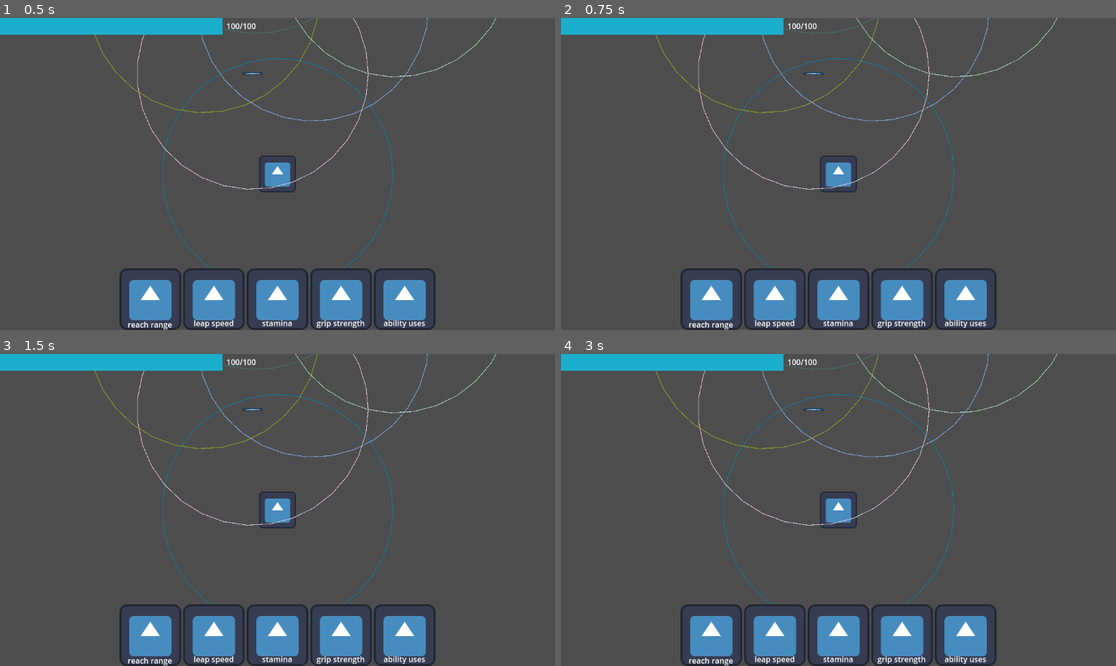
Above: before the commit, frames 1-4 (two rows, left to right).
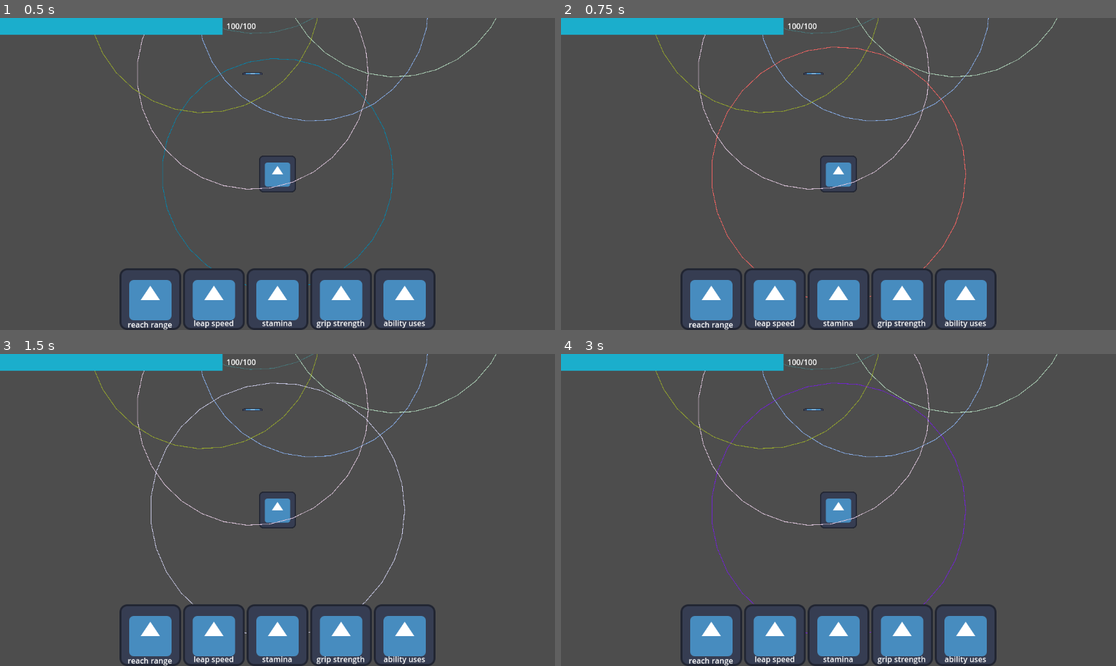
Above: after the commit, the same moments.

Repository: Pyran99/GameOff-Jam
Game: Godot game, scene res://scenes/game.tscn
Two runs of this game, one before a commit and one after it. Both use one fixed random seed, a clock stepped at 60 frames per second and the inputs below. The engine's default icon, where the game draws it, is replaced by a stand-in: a white triangle on a blue panel in a dark square.
Inputs:
- Up to frame 1 (0.5 s): no input
- Up to frame 2 (0.75 s): click "reach range" at 0.5 s
- Up to frame 3 (1.5 s): click "leap speed" at 1.25 s
- Up to frame 4 (3 s): click "stamina" at 2 s; click "grip strength" at 2.75 s

Frame 1 is identical in both runs. In frame 2, 0.6% of the frame differs, in the area x 27-74%, y 9-90%; in frame 3, 0.6%; in frame 4, 0.6%.

Commit message:
menu and pausing

Diff:
--- a/scenes/game.tscn
+++ b/scenes/game.tscn
@@ -1,15 +1,27 @@
-[gd_scene load_steps=4 format=3 uid="uid://yrp4636xdqvy"]
+[gd_scene load_steps=6 format=3 uid="uid://yrp4636xdqvy"]
 
+[ext_resource type="Script" path="res://scenes/game_manager.gd" id="1_48thg"]
 [ext_resource type="PackedScene" uid="uid://ch3n0ojp3lriq" path="res://scenes/player.tscn" id="1_o8i1i"]
 [ext_resource type="PackedScene" uid="uid://8yysh321v8lr" path="res://scenes/level.tscn" id="2_d0cgp"]
+[ext_resource type="PackedScene" uid="uid://cmtmcdp35wav8" path="res://scenes/options.tscn" id="3_iytis"]
 [ext_resource type="PackedScene" uid="uid://c7dqgt81y1fs1" path="res://scenes/upgrade_window.tscn" id="3_puh6s"]
 
 [node name="Game" type="Node"]
+process_mode = 3
+script = ExtResource("1_48thg")
 
 [node name="UpgradeWindow" parent="." instance=ExtResource("3_puh6s")]
+
+[node name="Options" parent="." instance=ExtResource("3_iytis")]
+visible = false
 
 [node name="Player" parent="." node_paths=PackedStringArray("upgrade_window") groups=["Player"] instance=ExtResource("1_o8i1i")]
 stamina_gain_amount = 15
 upgrade_window = NodePath("../UpgradeWindow")
 
 [node name="Level" parent="." instance=ExtResource("2_d0cgp")]
+
+[connection signal="upgrade_applied" from="UpgradeWindow" to="Player" method="_on_upgrade_window_upgrade_applied"]
+[connection signal="pressed" from="Options/Control/Panel/MarginContainer/Back" to="." method="_on_back_pressed"]
+
+[editable path="Options"]
--- /dev/null
+++ b/scenes/game_manager.gd
@@ -0,0 +1,54 @@
+extends Node
+class_name GameManager
+
+# on game start show power select window
+# start game after selecting power
+#
+# upon running out of stamina or falling from grip\
+# show upgrade window with *stars* collected, available upgrades,\
+# a restart button and a main menu button
+# warning on menu button to say progress is lost
+
+signal toggle_game_paused(is_paused: bool)
+
+var options_shown: bool = false
+
+var game_paused: bool = false:
+	get:
+		return game_paused
+	set(value):
+		game_paused = value
+		get_tree().paused = game_paused
+		$Options.visible = game_paused
+		emit_signal("toggle_game_paused", game_paused)
+
+
+func _ready() -> void:
+
+	pass
+
+
+func _process(delta: float) -> void:
+
+	pass
+
+
+func _input(event: InputEvent) -> void:
+	if event.is_action_pressed("ui_cancel"):
+		game_paused = !game_paused
+#		$Options.visible = true
+
+
+func _on_back_pressed() -> void:
+	resume_game()
+	$Options.visible = false
+
+
+func resume_game() -> void:
+	game_paused = false
+	pass
+
+
+func pause_game() -> void:
+	game_paused = true
+	pass
--- a/scenes/game_ui.tscn
+++ b/scenes/game_ui.tscn
@@ -4,6 +4,7 @@
 [ext_resource type="Texture2D" uid="uid://0p58fi4dvaby" path="res://assets/whitepixel.png" id="1_uqcpu"]
 
 [node name="Game UI" type="CanvasLayer"]
+process_mode = 1
 script = ExtResource("1_q8v63")
 
 [node name="Stamina" type="TextureProgressBar" parent="."]
--- a/scenes/level.tscn
+++ b/scenes/level.tscn
@@ -3,6 +3,7 @@
 [ext_resource type="PackedScene" uid="uid://l2fiq5dbnwnq" path="res://scenes/ledge.tscn" id="2_8hd8h"]
 
 [node name="Level" type="Node2D"]
+process_mode = 1
 
 [node name="Ledge" parent="." instance=ExtResource("2_8hd8h")]
 position = Vector2(-86, -347)
--- /dev/null
+++ b/scenes/main_menu.tscn
@@ -0,0 +1,75 @@
+[gd_scene load_steps=5 format=3 uid="uid://belc4exergjvf"]
+
+[ext_resource type="Script" path="res://scripts/main_menu.gd" id="1_lykva"]
+[ext_resource type="Texture2D" uid="uid://0p58fi4dvaby" path="res://assets/whitepixel.png" id="2_6chy5"]
+[ext_resource type="StyleBox" uid="uid://dgx7114qmadqx" path="res://styles/button 1.tres" id="3_y0she"]
+[ext_resource type="PackedScene" uid="uid://cmtmcdp35wav8" path="res://scenes/options.tscn" id="4_5k7i3"]
+
+[node name="MainMenu" type="Control"]
+layout_mode = 3
+anchors_preset = 15
+anchor_right = 1.0
+anchor_bottom = 1.0
+grow_horizontal = 2
+grow_vertical = 2
+script = ExtResource("1_lykva")
+
+[node name="TextureRect" type="TextureRect" parent="."]
+modulate = Color(0.156863, 0.156863, 0.156863, 1)
+layout_mode = 1
+anchors_preset = 15
+anchor_right = 1.0
+anchor_bottom = 1.0
+grow_horizontal = 2
+grow_vertical = 2
+texture = ExtResource("2_6chy5")
+
+[node name="VBoxContainer" type="VBoxContainer" parent="."]
+layout_mode = 1
+anchors_preset = 8
+anchor_left = 0.5
+anchor_top = 0.5
+anchor_right = 0.5
+anchor_bottom = 0.5
+offset_left = -62.0
+offset_top = -62.0
+offset_right = 62.0
+offset_bottom = 63.0
+grow_horizontal = 2
+grow_vertical = 2
+
+[node name="Start" type="Button" parent="VBoxContainer"]
+layout_mode = 2
+size_flags_vertical = 3
+focus_neighbor_top = NodePath("../Quit")
+theme_override_styles/normal = ExtResource("3_y0she")
+theme_override_styles/hover = ExtResource("3_y0she")
+theme_override_styles/pressed = ExtResource("3_y0she")
+text = "Start"
+
+[node name="Options" type="Button" parent="VBoxContainer"]
+layout_mode = 2
+size_flags_vertical = 3
+theme_override_styles/normal = ExtResource("3_y0she")
+theme_override_styles/hover = ExtResource("3_y0she")
+theme_override_styles/pressed = ExtResource("3_y0she")
+text = "Options"
+
+[node name="Quit" type="Button" parent="VBoxContainer"]
+layout_mode = 2
+size_flags_vertical = 3
+focus_neighbor_bottom = NodePath("../Start")
+theme_override_styles/normal = ExtResource("3_y0she")
+theme_override_styles/hover = ExtResource("3_y0she")
+theme_override_styles/pressed = ExtResource("3_y0she")
+text = "Quit"
+
+[node name="Options" parent="." instance=ExtResource("4_5k7i3")]
+visible = false
+
+[connection signal="pressed" from="VBoxContainer/Start" to="." method="_on_start_pressed"]
+[connection signal="pressed" from="VBoxContainer/Options" to="." method="_on_options_pressed"]
+[connection signal="pressed" from="VBoxContainer/Quit" to="." method="_on_quit_pressed"]
+[connection signal="pressed" from="Options/Control/Panel/MarginContainer/Back" to="." method="_on_back_pressed"]
+
+[editable path="Options"]
--- /dev/null
+++ b/scenes/options.tscn
@@ -0,0 +1,86 @@
+[gd_scene load_steps=3 format=3 uid="uid://cmtmcdp35wav8"]
+
+[sub_resource type="StyleBoxFlat" id="StyleBoxFlat_y3aog"]
+bg_color = Color(0, 0, 0, 0.470588)
+
+[sub_resource type="StyleBoxFlat" id="StyleBoxFlat_pwan3"]
+bg_color = Color(0.180392, 0.392157, 0.376471, 1)
+
+[node name="Options" type="CanvasLayer"]
+process_mode = 3
+
+[node name="Control" type="Control" parent="."]
+layout_mode = 3
+anchors_preset = 15
+anchor_right = 1.0
+anchor_bottom = 1.0
+grow_horizontal = 2
+grow_vertical = 2
+
+[node name="Background" type="Panel" parent="Control"]
+layout_mode = 1
+anchors_preset = 15
+anchor_right = 1.0
+anchor_bottom = 1.0
+grow_horizontal = 2
+grow_vertical = 2
+theme_override_styles/panel = SubResource("StyleBoxFlat_y3aog")
+
+[node name="Panel" type="Panel" parent="Control"]
+layout_mode = 1
+anchors_preset = 8
+anchor_left = 0.5
+anchor_top = 0.5
+anchor_right = 0.5
+anchor_bottom = 0.5
+offset_left = -139.0
+offset_top = -129.0
+offset_right = 139.0
+offset_bottom = 129.0
+grow_horizontal = 2
+grow_vertical = 2
+theme_override_styles/panel = SubResource("StyleBoxFlat_pwan3")
+
+[node name="MarginContainer" type="MarginContainer" parent="Control/Panel"]
+layout_mode = 1
+anchors_preset = 15
+anchor_right = 1.0
+anchor_bottom = 1.0
+offset_left = 18.0
+offset_top = 16.0
+offset_right = -18.0
+offset_bottom = -16.0
+grow_horizontal = 2
+grow_vertical = 2
+
+[node name="VBoxContainer" type="VBoxContainer" parent="Control/Panel/MarginContainer"]
+layout_mode = 2
+
+[node name="Music" type="Label" parent="Control/Panel/MarginContainer/VBoxContainer"]
+layout_mode = 2
+size_flags_vertical = 0
+text = "Music"
+horizontal_alignment = 1
+
+[node name="MusicSlider" type="HSlider" parent="Control/Panel/MarginContainer/VBoxContainer"]
+layout_mode = 2
+value = 50.0
+rounded = true
+scrollable = false
+
+[node name="SFX" type="Label" parent="Control/Panel/MarginContainer/VBoxContainer"]
+layout_mode = 2
+size_flags_vertical = 0
+text = "SFX"
+horizontal_alignment = 1
+
+[node name="SFXSlider" type="HSlider" parent="Control/Panel/MarginContainer/VBoxContainer"]
+layout_mode = 2
+value = 50.0
+rounded = true
+scrollable = false
+
+[node name="Back" type="Button" parent="Control/Panel/MarginContainer"]
+layout_mode = 2
+size_flags_vertical = 8
+text = "Back"
--- a/scenes/player.tscn
+++ b/scenes/player.tscn
@@ -11,6 +11,7 @@
 radius = 400.0
 
 [node name="Player" type="CharacterBody2D" node_paths=PackedStringArray("upgrade_window")]
+process_mode = 1
 collision_mask = 0
 script = ExtResource("1_whyrc")
 base_stamina_consumption = 5
--- a/scenes/upgrade_window.tscn
+++ b/scenes/upgrade_window.tscn
@@ -4,6 +4,7 @@
 [ext_resource type="Texture2D" uid="uid://oyxockdwh1or" path="res://icon.svg" id="1_l48e1"]
 
 [node name="UpgradeWindow" type="CanvasLayer"]
+process_mode = 3
 script = ExtResource("1_dy344")
 upgrade_increase_reach_range = 40
 max_upgrade_reach_range = 10
--- /dev/null
+++ b/scripts/main_menu.gd
@@ -0,0 +1,21 @@
+extends Control
+
+
+func _ready() -> void:
+	$VBoxContainer/Start.grab_focus()
+
+
+func _on_start_pressed() -> void:
+	get_tree().change_scene_to_file("res://scenes/game.tscn")
+
+
+func _on_options_pressed() -> void:
+	$Options.visible = true
+
+
+func _on_quit_pressed() -> void:
+	get_tree().quit()
+
+
+func _on_back_pressed() -> void:
+	$Options.visible = false
--- a/scripts/player_stats.gd
+++ b/scripts/player_stats.gd
@@ -23,9 +23,14 @@
 
 func increase_stamina(value: int) -> void:
 	stamina += value
+	if stamina > base_stamina:
+		stamina = base_stamina
 
 func decrease_stamina(value: int) -> void:
 	stamina -= value
+	if stamina <= 0:
+		stamina = 0
+		# TODO: game over
 
 
 func power_increased_reach_range() -> int:
--- a/scripts/upgrade_window.gd
+++ b/scripts/upgrade_window.gd
@@ -1,5 +1,7 @@
 extends CanvasLayer
 # attach button signal to upgrades
+
+signal upgrade_applied
 
 @export var upgrade_increase_reach_range: int
 @export var max_upgrade_reach_range: int
@@ -25,24 +27,29 @@
 func upgrade_reach_range() -> void:
 	if current_reach_upgrades < max_upgrade_reach_range:
 		PlayerStats.upgrade_reach_range(upgrade_increase_reach_range)
+		emit_signal("upgrade_applied")
 		current_reach_upgrades += 1
 
 func upgrade_leap_speed() -> void:
 	if current_leap_upgrades < max_upgrade_leap_speed:
 		PlayerStats.upgrade_leap_speed(upgrade_increase_leap_speed)
+		emit_signal("upgrade_applied")
 		current_leap_upgrades += 1
 
 func upgrade_stamina() -> void:
 	if current_stamina_upgrades < max_upgrade_stamina:
 		PlayerStats.upgrade_stamina_capacity(upgrade_increase_stamina)
+		emit_signal("upgrade_applied")
 		current_stamina_upgrades += 1
 
 func upgrade_grip_strength() -> void:
 	if current_grip_upgrades < max_upgrade_grip_strength:
 		PlayerStats.upgrade_grip_strength(upgrade_increase_grip_strength)
+		emit_signal("upgrade_applied")
 		current_grip_upgrades += 1
 
 func upgrade_power_uses() -> void:
 	if current_power_upgrades < max_upgrade_power_uses:
 		PlayerStats.upgrade_extra_power_use(upgrade_increase_power_uses)
+		emit_signal("upgrade_applied")
 		current_power_upgrades += 1
--- /dev/null
+++ b/styles/button 1.tres
@@ -0,0 +1,13 @@
+[gd_resource type="StyleBoxFlat" format=3 uid="uid://dgx7114qmadqx"]
+
+[resource]
+bg_color = Color(0.203922, 0.192157, 0.635294, 1)
+border_width_left = 2
+border_width_top = 2
+border_width_right = 2
+border_width_bottom = 2
+border_blend = true
+corner_radius_top_left = 25
+corner_radius_top_right = 25
+corner_radius_bottom_right = 25
+corner_radius_bottom_left = 25
